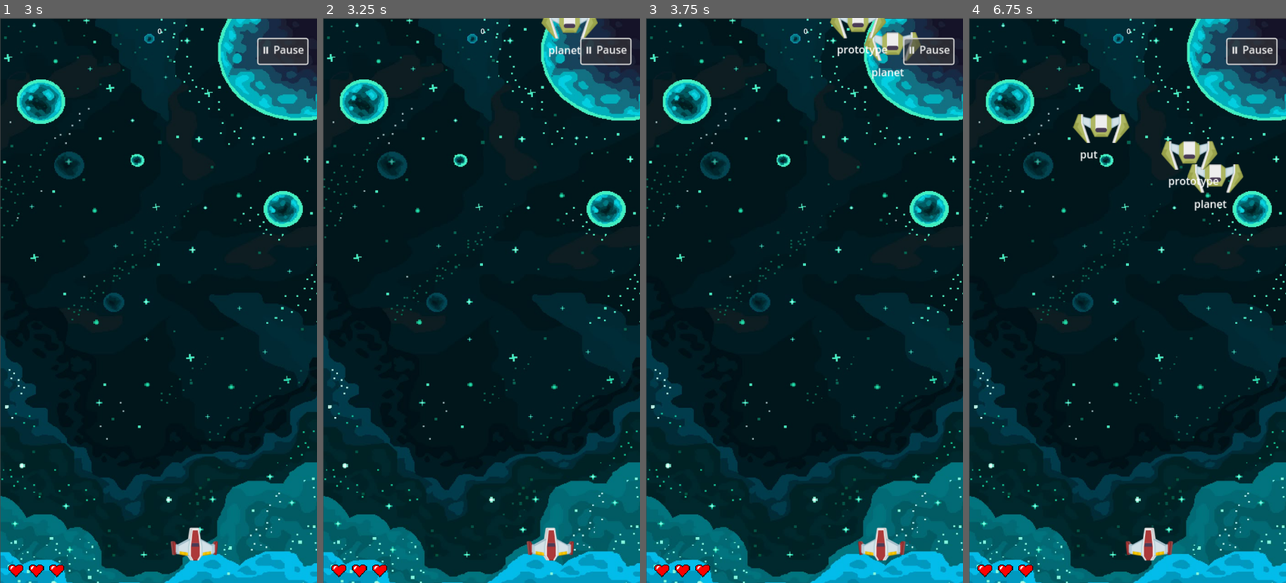
Above: before the commit, frames 1-4 (left to right).
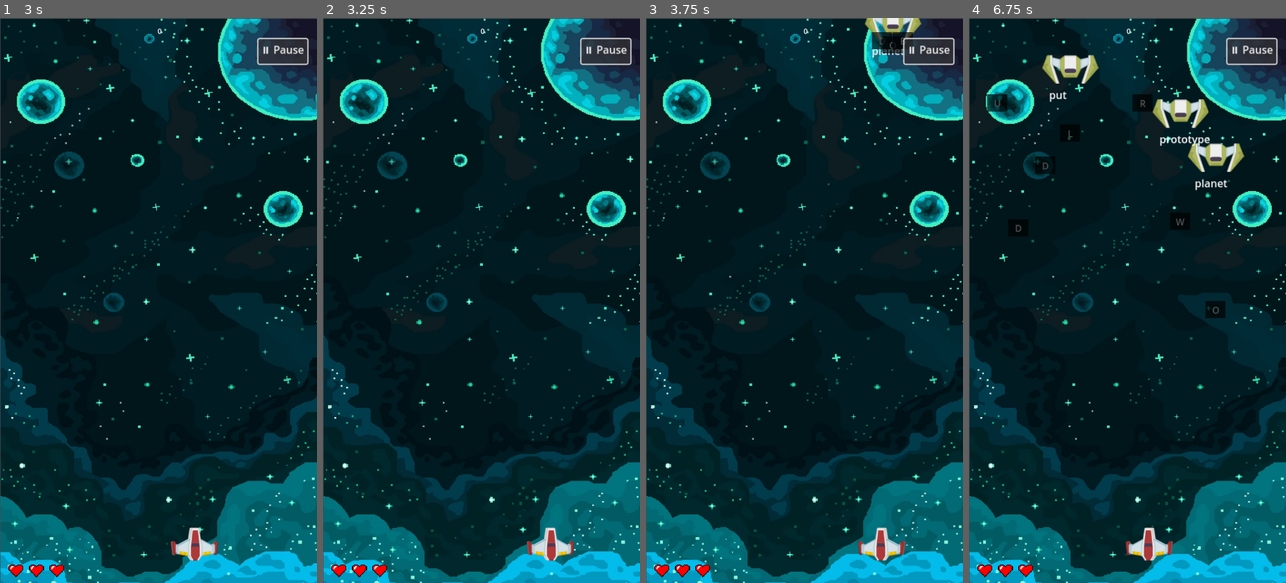
Above: after the commit, the same moments.

Repository: musadoverao69/DDJD
Game: Godot game, scene res://Scenes/Menu.tscn
Same seed, same stepped clock (60 frames per second), same inputs: the game is played once before the commit and once after it.
Inputs (mouse positions are in pixels of both pictures, inside the frame that each line leads up to):
- Up to frame 1 (3 s): click (155, 430) at 0.5 s; click "⏸ Pause" at 1.25 s; click "⏸ Resume" at 2 s; hold Right (ui_right) from 2.78 s (still down)
- Up to frame 2 (3.25 s): keep holding Right (ui_right)
- Up to frame 3 (3.75 s): release Right (ui_right) at 3.53 s; hold Left (ui_left) from 3.53 s (still down)
- Up to frame 4 (6.75 s): release Left (ui_left) at 4.28 s; hold Right (ui_right) 4.28-5.78 s; hold Left (ui_left) from 5.78 s (still down)

Frame 1 is identical in both runs. In frame 2, 0.5% of the frame differs, in the area x 68-87%, y 0-7%; in frame 3, 1.4%; in frame 4, 4.3%, in the area x 5-87%, y 6-54%.

Commit message:
bugs waves

Diff:
--- a/main.gd
+++ b/main.gd
@@ -9,14 +9,13 @@
 
 var current_wave := 1  # Começa na wave 1
 var enemies_remaining := 0  # Contador de inimigos restantes
-var spawn_timer: float = 0.0
 var enemies_destroyed: int = 0
 var min_x: float = 20
 var max_x: float = 700
 
 @onready var hud := $HUD
 @onready var wave_label := $HUD/WaveLabel  # Certifique-se de ter um Label na HUD
-
+@onready var player := $Player
 
 var words := [
 	"space", "galaxy", "planet", "asteroid", "blackhole",
@@ -27,21 +26,22 @@
 
 func _ready():
 	start_wave()  # Começa a primeira wave quando o jogo iniciar
+	player.enemy_collided.connect(_on_enemy_destroyed)
 
 func spawn_enemy():
 	if enemy_scene:
-		var enemy = enemy_scene.instantiate()
+		var enemy = enemy_shooter_scene.instantiate()
 		enemy.position = Vector2(randf_range(min_x, max_x), 0)  # Spawn aleatório no topo
 		enemy.target_word = words.pick_random()  # Escolher uma palavra aleatória
 		enemy.add_to_group("enemies")
 		enemy.destroyed.connect(_on_enemy_destroyed)
 		add_child(enemy)
 
-
 func _on_enemy_destroyed():
 	enemies_remaining -= 1  # Reduz o número de inimigos restantes
-	print("💀 Inimigo destruído! Restantes:", enemies_remaining)  # Debug
-
+	enemies_destroyed += 1 # Aumenta o número de inimigos mortos
+	if enemies_destroyed % 10 == 0:
+		spawn_powerup()
 	# 🚨 Garante que a wave só termina quando todos os inimigos forem eliminados
 	if enemies_remaining <= 0:
 		check_wave_complete()
@@ -88,7 +88,10 @@
 
 	# ⏳ Spawnando os inimigos com delay entre cada um
 	for i in range(enemies_to_spawn):
-		await get_tree().create_timer(0.5).timeout  # Pequeno delay para evitar spawn instantâneo
+		while get_tree().paused:  # ⚠️ Aguarda enquanto o jogo estiver pausado
+			await get_tree().process_frame  # Espera um frame antes de checar novamente
+
+		await get_tree().create_timer(1).timeout  # Pequeno delay para evitar spawn instantâneo
 		spawn_enemy()
 
 func check_wave_complete():
--- a/player.gd
+++ b/player.gd
@@ -12,6 +12,8 @@
 var is_invincible := false  # Jogador começa sem invencibilidade
 var min_x: float = 20
 var max_x: float = 700
+
+signal enemy_collided
 
 func _ready():
 	connect("area_entered", Callable(self, "_on_area_entered"))  # Conecta o sinal
@@ -42,15 +44,14 @@
 func _on_area_entered(area):
 	if area.is_in_group("enemies"):  # Verifica se o objeto é um inimigo
 		if is_invincible:  # Se o jogador está invencível
-			print("🛡️ Inimigo destruído por colidir com o jogador invencível!")
 			area.queue_free()  # Destroi o inimigo ao colidir
+			emit_signal("enemy_collided")
 		else:
 			# Toca o som de hit imediatamente
 			$hit_sound.play()  # Aqui o nó "hit_sound" é um AudioStreamPlayer2D no jogador
-
 			area.queue_free()  # Destroi o inimigo normalmente
 			$"/root/Main/HUD".lose_life()  # Reduz uma vida usando o HUD
-
+			emit_signal("enemy_collided") # 🚨 Emite o sinal para o Main reduzir o número de inimigos restantes
 
 
 # Power-up de invencibilidade
